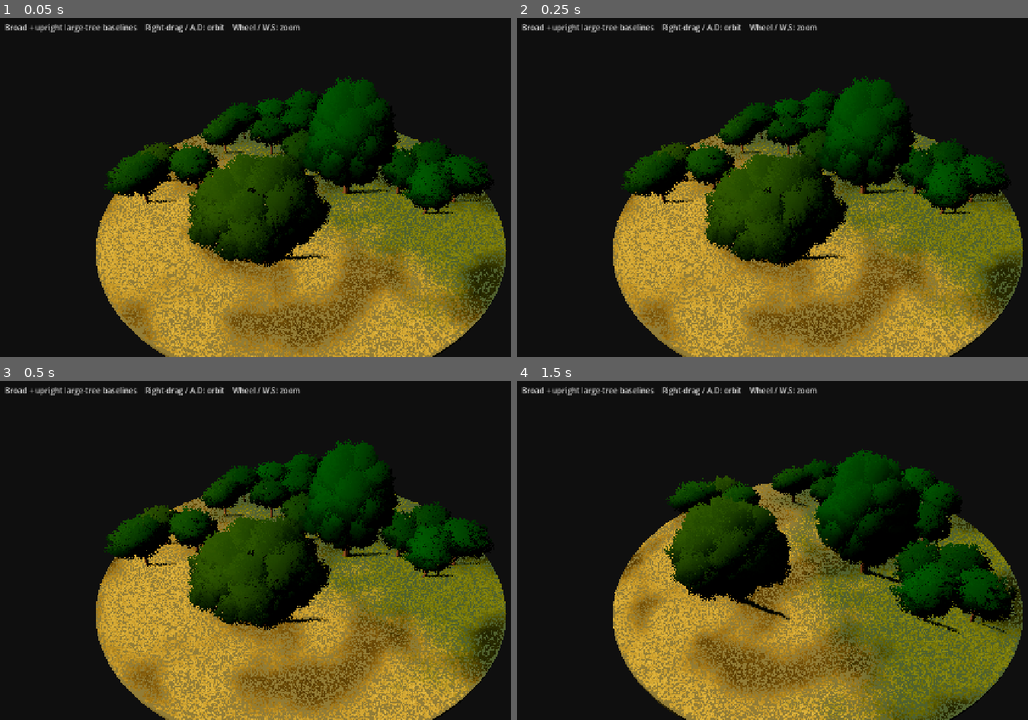
Above: before the commit, frames 1-4 (two rows, left to right).
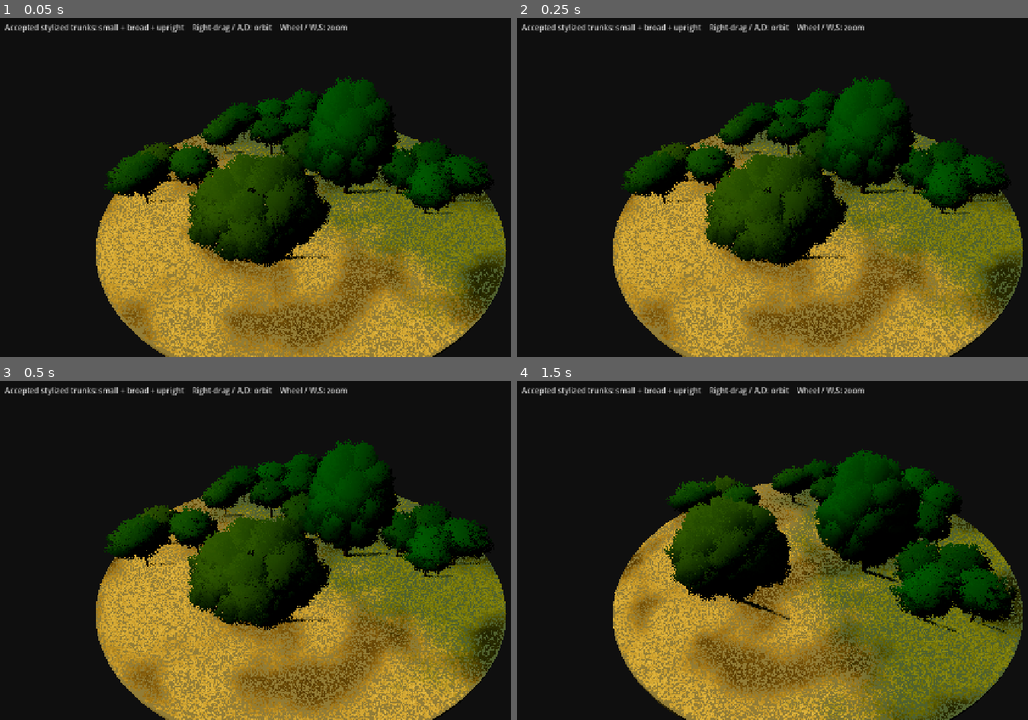
Above: after the commit, the same moments.

Repository: maru044/prism-route
Game: Godot game, scene res://scenes/main.tscn
Two runs of this game, one before a commit and one after it. Both use one fixed random seed, a clock stepped at 60 frames per second and the inputs below. A sky picture missing from this copy of the repository is replaced by a grey-blue gradient.
Inputs (mouse positions are in pixels of both pictures, inside the frame that each line leads up to):
- Up to frame 1 (0.05 s): no input
- Up to frame 2 (0.25 s): no input
- Up to frame 3 (0.5 s): no input
- Up to frame 4 (1.5 s): move the mouse to (951, 530) at 0.52 s; hold D 0.53-1.25 s; click (951, 530) at 0.67 s; drag from (695, 564) to (787, 618) at 1.27 s

The runs differ from the first frame. In frame 1, 1.1% of the frame differs, in the area x 0-90%, y 1-73%; in frame 2, 1.1%; in frame 3, 1.1%; in frame 4, 1.1%.

Commit message:
Promote refined branchless tree trunks

Diff:
--- a/scenes/main.tscn
+++ b/scenes/main.tscn
@@ -23,6 +23,6 @@
 offset_top = 16.0
 offset_right = 650.0
 offset_bottom = 52.0
-text = "Broad + upright large-tree baselines    Right-drag / A,D: orbit    Wheel / W,S: zoom"
+text = "Accepted stylized trunks: small + broad + upright    Right-drag / A,D: orbit    Wheel / W,S: zoom"
 theme_override_colors/font_color = Color(1, 1, 1, 0.82)
 theme_override_font_sizes/font_size = 16
--- a/scripts/vegetation_test.gd
+++ b/scripts/vegetation_test.gd
@@ -7,6 +7,7 @@
 @export var grass_green_tint := Color(0.77, 0.88, 0.78)
 @export var tree_dry_tint := Color(1.03, 0.98, 0.82)
 @export var tree_green_tint := Color(0.83, 0.97, 0.89)
+@export var trunk_color := Color("342a24")
 @export var ground_dry_color := Color("968a55")
 @export var ground_green_color := Color("667752")
 @export_range(1.0, 12.0) var biome_transition_half_width := 5.0
@@ -32,11 +33,13 @@
 
 var grass_wind_texture: NoiseTexture2D
 var biome_noise_texture: NoiseTexture2D
+var shared_trunk_material: StandardMaterial3D
 
 
 func _ready() -> void:
 	var arguments := OS.get_cmdline_user_args()
 	var refined_tree := not ("--baseline-tree" in arguments)
+	shared_trunk_material = _create_trunk_material()
 	if biome_demo:
 		biome_noise_texture = _create_biome_noise_texture()
 	_build_environment()
@@ -346,8 +349,17 @@
 	return leaf_material
 
 
+func _create_trunk_material() -> StandardMaterial3D:
+	var material := StandardMaterial3D.new()
+	material.albedo_color = trunk_color
+	material.roughness = 0.98
+	material.metallic = 0.0
+	return material
+
+
 func _configure_tree(tree: Node3D, leaf_material: ShaderMaterial, tint: Color) -> void:
 	_apply_material_to_named_meshes(tree, "foliage", leaf_material)
+	_apply_material_to_named_meshes(tree, "trunk", shared_trunk_material)
 	_set_tint_for_named_meshes(tree, "foliage", tint)
 	_set_shadow_casting_for_named_meshes(
 		tree,
Binary file changed: assets/vegetation/models/tree_medium_broad_clustered_canopy.glb
Binary file changed: assets/vegetation/models/tree_medium_upright_asymmetric_canopy.glb
Binary file changed: assets/vegetation/models/tree_small_broad_canopy.glb
Binary file changed: screenshots/vegetation_focal_front.png
Binary file changed: screenshots/vegetation_focal_side.png
Binary file changed: screenshots/vegetation_grove.png
Binary file changed: screenshots/vegetation_grove_ground.png
Binary file changed: screenshots/vegetation_upright_front.png
Binary file changed: screenshots/vegetation_upright_side.png
Not shown, changed: assets/vegetation/source/tree_medium_broad_clustered_canopy.blend
Not shown, changed: assets/vegetation/source/tree_medium_upright_asymmetric_canopy.blend
Not shown, changed: assets/vegetation/source/tree_small_broad_canopy.blend
(and 2 more such lines)
